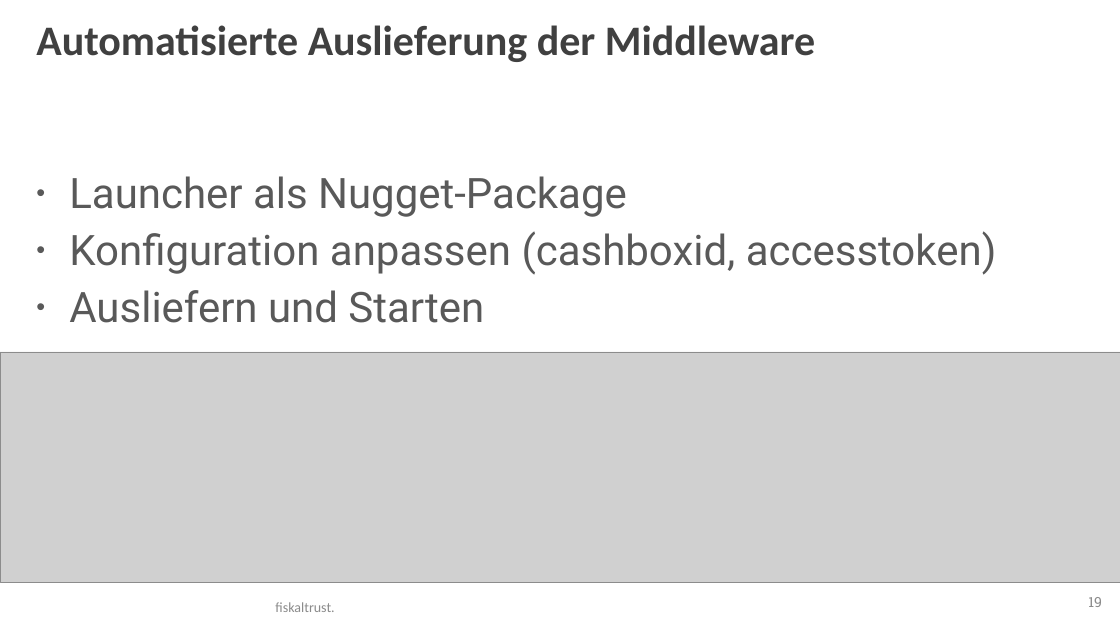
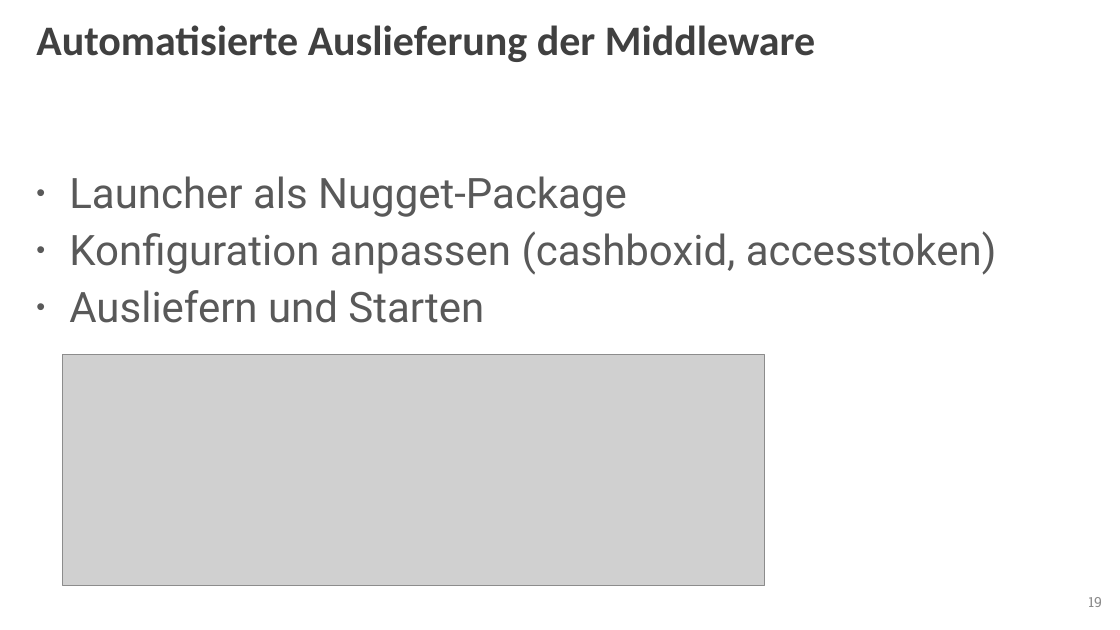
Before and after one commit to fiskaltrust/productdescription-de-doc, a slide deck: slide 19 of for-posdealers/presentation/tech/media/posdealer-tech-rollout.pptx. Drawn at 1120x630 pixels with LibreOffice and Linux fonts; fonts in the diff are those of the drawing; grey boxes stand for pictures; background and template pictures are left out. Boxes give left, top, right and bottom in pixels: in the first picture for what was removed or moved away, otherwise in the second. Text is boxed around its words. In the diff, an @@ line names an element or a change of style, - is before the commit and + after.

```diff
--- a/for-posdealers/presentation/tech/media/posdealer-tech-rollout.pptx
+++ b/for-posdealers/presentation/tech/media/posdealer-tech-rollout.pptx
@@ picture: place and size @@
-picture at box(0, 352, 1120, 583)
+picture at box(63, 355, 765, 586)
@@ text removed at box(275, 602, 334, 612) @@
-fiskaltrust.
```
Also in this commit, not shown: 1 other slide changed.
